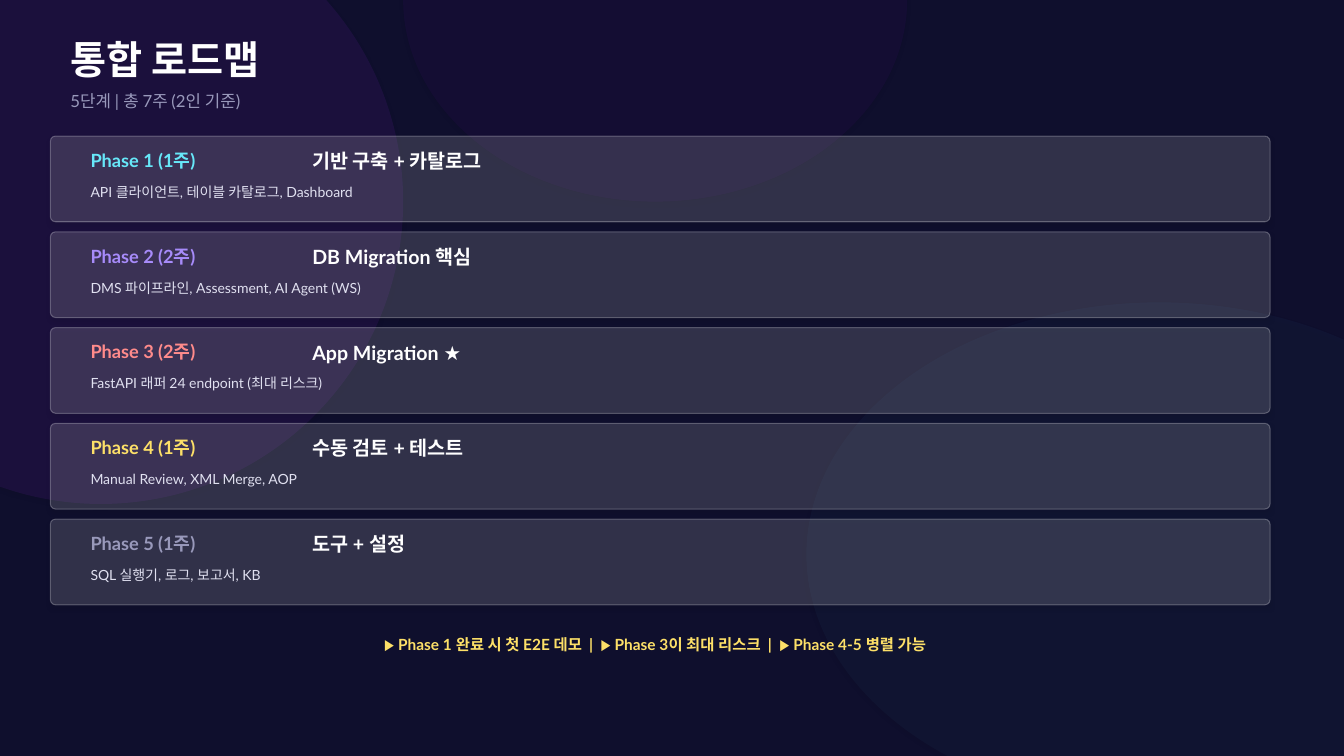
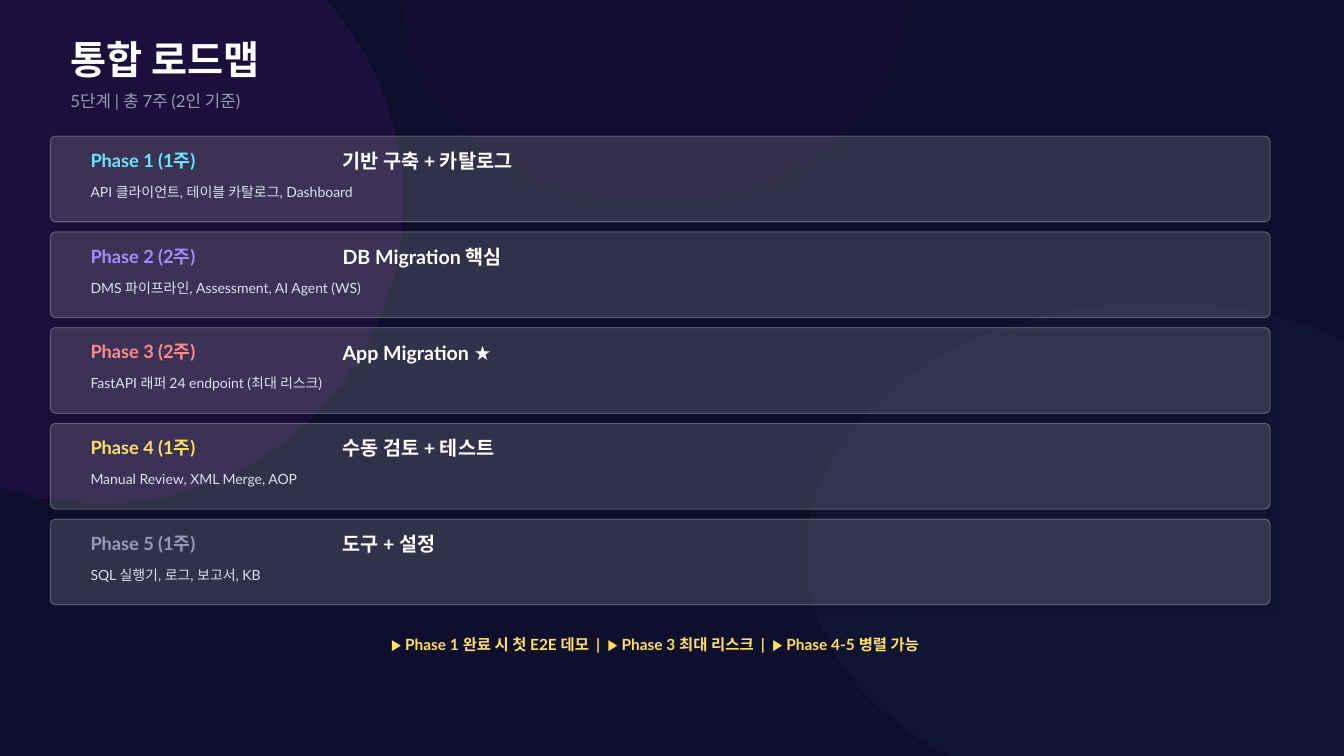
Before and after one commit to netsgo0319/oma-front, a slide deck: slide 10 of pptx/OMA_WebUI_v2_Glassmorphism.pptx. Drawn at 1344x756 pixels with LibreOffice and Linux fonts; fonts in the diff are those of the drawing. Boxes give left, top, right and bottom in pixels: in the first picture for what was removed or moved away, otherwise in the second. Text is boxed around its words. In the diff, an @@ line names an element or a change of style, - is before the commit and + after.

```diff
--- a/pptx/OMA_WebUI_v2_Glassmorphism.pptx
+++ b/pptx/OMA_WebUI_v2_Glassmorphism.pptx
@@ 5 texts: place and size @@
-5 texts at (312, 151, 482, 553)
+5 texts at (343, 151, 512, 553)
@@ text at (405, 637, 919, 652): text changed @@
-▶ Phase 1 완료 시 첫 E2E 데모 | ▶ Phase 3이 최대 리스크 | ▶ Phase 4-5 병렬 가능
+▶ Phase 1 완료 시 첫 E2E 데모 | ▶ Phase 3 최대 리스크 | ▶ Phase 4-5 병렬 가능
```
Also in this commit, not shown: 2 other slides changed, 7 slides added, 1 other file.
